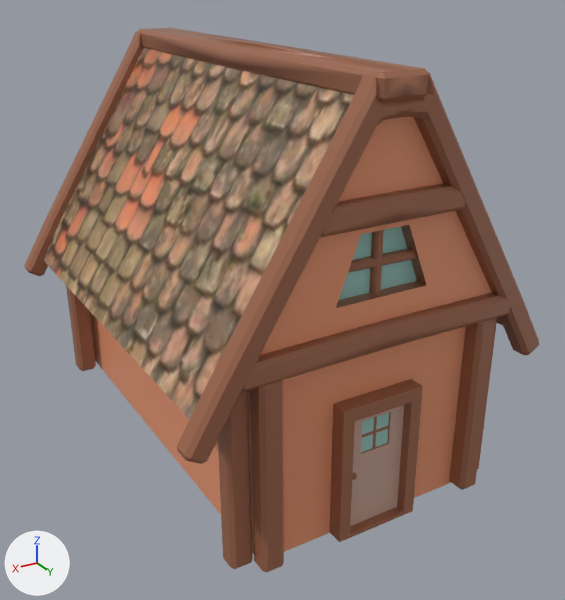
What one commit did to the FBX model Assets/Blender/Enviroment/Village/Houses/HouseSkyrim.fbx.
Both versions are drawn from a 50 mm camera at (4.66, 8.53, 5.95) aimed at (-0.2, 0.44, 1.9). The lights are fixed; the arrows at lower left show +X, +Y and +Z. Where no turn or scale is listed for an object, it has been applied to the vertices. Vertices at the same position are counted once.

The older version as bpy lines, for what is in view:
```python
me_cube_003 = bpy.data.meshes.new('Cube.003')
me_cube_003.from_pydata(...)  # 1625 vertices, 1659 faces; spans x -2.31..2.31, y -2.93..2.93, z 0.01..5.07
me_cube_003.materials.append(mat_material)  # picture img_houseskyrim_png
ob_cube_001 = bpy.data.objects.new('Cube.001', me_cube_003)
ob_cube_001.location = (0.0, 0.0, 0.0)
```
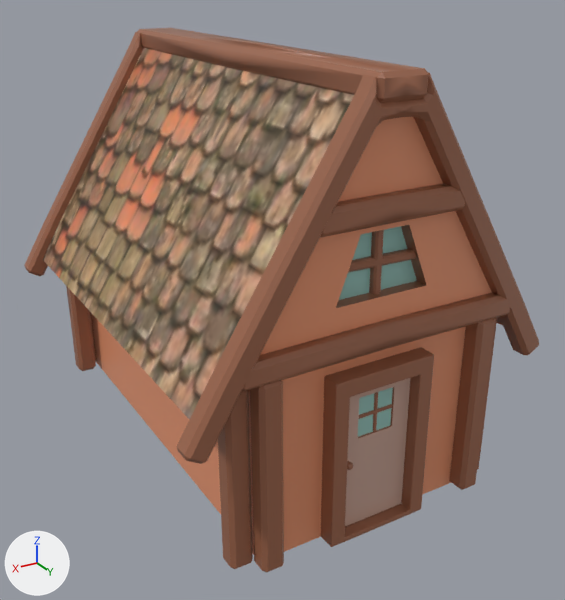
The change, as a diff of the scene's bpy script:
```diff
--- a/Assets/Blender/Enviroment/Village/Houses/HouseSkyrim.fbx.py
+++ b/Assets/Blender/Enviroment/Village/Houses/HouseSkyrim.fbx.py
@@ me_cube_003 @@
 me_cube_003.from_pydata(...)  # 1625 vertices, 1659 faces; spans x -2.31..2.31, y -2.93..2.93, z 0.01..5.07
 # used by ob_cube_001; location = (0.0, 0.0, 0.0)
+# me_cube_003 part 1: the loose piece of 432 vertices spanning x -0.53..0.53, y 2.64..2.88, z 0.02..1.71 is deleted
+# me_cube_003 part 2: the loose piece of 56 vertices spanning x -0.24..0.23, y 2.7..2.75, z 1.19..1.24 is deleted
+# me_cube_003 part 3: the loose piece of 55 vertices spanning x -0.02..0.02, y 2.7..2.75, z 0.97..1.45 is deleted
 me_cube_003.materials.append(mat_material)
@@ me_cube_023 @@
+me_cube_023.from_pydata(...)  # 484 vertices, 476 faces; spans x 0.0..0.92, y -0.06..0.09, z -1.15..0.65
+me_cube_023.materials.append(mat_material)  # picture img_houseskyrim_png
@@ me_cube_022 @@
+me_cube_022.from_pydata(...)  # 132 vertices, 124 faces; spans x -0.64..0.65, y -0.18..0.11, z -0.02..2.04
+me_cube_022.materials.append(mat_material)  # picture img_houseskyrim_png
@@ ob_doors @@
+ob_doors = bpy.data.objects.new('Doors', me_cube_023)
+ob_doors.location = (-0.45, 2.76, 1.22)
@@ ob_doorframe @@
+ob_doorframe = bpy.data.objects.new('DoorFrame', me_cube_022)
+ob_doorframe.location = (0.0, 2.79, 0.03)
```

Boxes (x1, y1, x2, y2) around the edits, measured in the pictures (565 x 600 px):
'DoorFrame', added (brown)
    after: (321, 347, 434, 547)
'Doors', added (brown)
    after: (345, 377, 412, 528)
part 1 of me_cube_003, deleted (brown)
    before: (330, 379, 423, 542)
part 2 of me_cube_003, deleted
    before: (362, 426, 389, 438)
part 3 of me_cube_003, deleted
    before: (372, 417, 377, 448)
